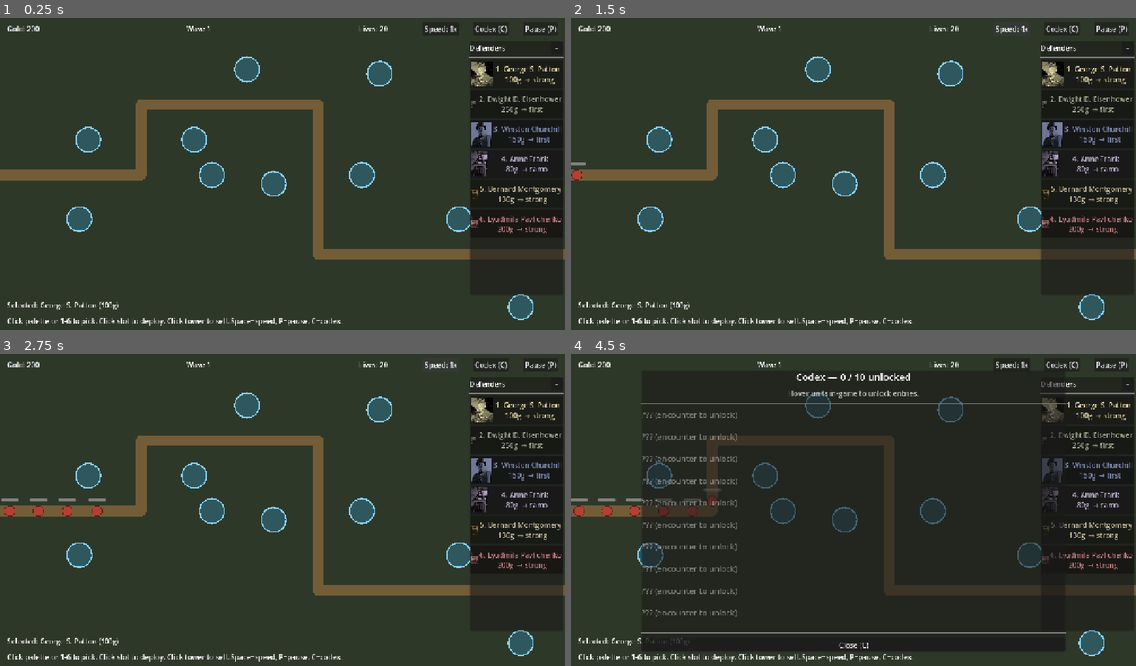
Above: before the commit, frames 1-4 (two rows, left to right).
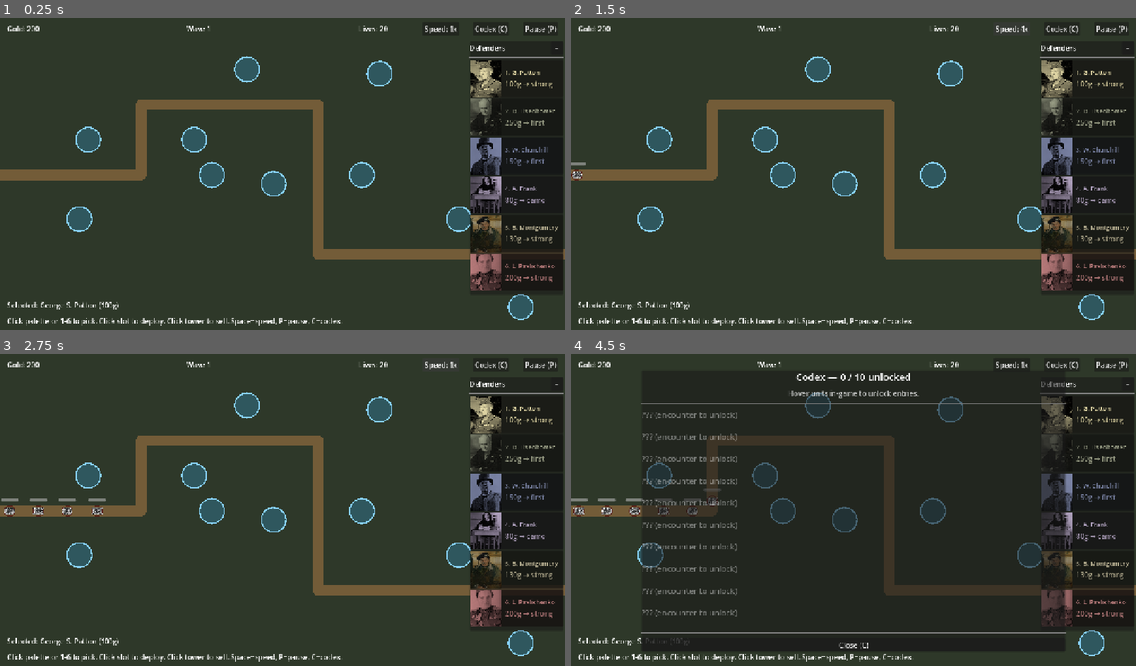
Above: after the commit, the same moments.

Repository: Josh-Buck/wwii-td
Game: Godot game, scene res://scenes/main/Main.tscn
Same seed, same stepped clock (60 frames per second), same inputs: the game is played once before the commit and once after it.
Inputs:
- Up to frame 1 (0.25 s): no input
- Up to frame 2 (1.5 s): click "Speed: 1x" at 0.5 s; click "Speed: 2x" at 1.25 s
- Up to frame 3 (2.75 s): click "Speed: 4x" at 2 s
- Up to frame 4 (4.5 s): click "Codex (C)" at 2.75 s; click "−" at 3.5 s; click "◂" at 4.25 s

The runs differ from the first frame. In frame 1, 4.5% of the frame differs, in the area x 83-100%, y 13-88%; in frame 2, 4.5%; in frame 3, 4.7%, in the area x 0-100%, y 13-88%; in frame 4, 4.0%.

Commit message:
M2: bigger tower visual, sidebar portrait cards, enemy portraits + attribution

Diff:
--- a/data/enemies/panzer_iii.tres
+++ b/data/enemies/panzer_iii.tres
@@ -1,9 +1,11 @@
-[gd_resource type="Resource" script_class="EnemyStats" load_steps=2 format=3]
+[gd_resource type="Resource" script_class="EnemyStats" load_steps=3 format=3]
 
 [ext_resource type="Script" path="res://scripts/resources/enemy_stats.gd" id="1"]
+[ext_resource type="Texture2D" path="res://art/enemies/panzer_iii.jpg" id="2"]
 
 [resource]
 script = ExtResource("1")
+portrait = ExtResource("2")
 id = &"panzer_iii"
 display_name = "Panzer III"
 color = Color(0.45, 0.5, 0.4, 1)
--- a/data/enemies/stuka.tres
+++ b/data/enemies/stuka.tres
@@ -1,9 +1,11 @@
-[gd_resource type="Resource" script_class="EnemyStats" load_steps=2 format=3]
+[gd_resource type="Resource" script_class="EnemyStats" load_steps=3 format=3]
 
 [ext_resource type="Script" path="res://scripts/resources/enemy_stats.gd" id="1"]
+[ext_resource type="Texture2D" path="res://art/enemies/stuka.jpg" id="2"]
 
 [resource]
 script = ExtResource("1")
+portrait = ExtResource("2")
 id = &"stuka"
 display_name = "Stuka Ju-87"
 color = Color(0.35, 0.4, 0.5, 1)
--- a/data/enemies/wehrmacht_infantry.tres
+++ b/data/enemies/wehrmacht_infantry.tres
@@ -1,9 +1,11 @@
-[gd_resource type="Resource" script_class="EnemyStats" load_steps=2 format=3]
+[gd_resource type="Resource" script_class="EnemyStats" load_steps=3 format=3]
 
 [ext_resource type="Script" path="res://scripts/resources/enemy_stats.gd" id="1"]
+[ext_resource type="Texture2D" path="res://art/enemies/wehrmacht_infantry.jpg" id="2"]
 
 [resource]
 script = ExtResource("1")
+portrait = ExtResource("2")
 id = &"wehrmacht_infantry"
 display_name = "Wehrmacht Infantry"
 color = Color(0.7, 0.25, 0.2, 1)
--- a/scenes/enemies/Enemy.gd
+++ b/scenes/enemies/Enemy.gd
@@ -78,6 +78,19 @@
 	if stats == null:
 		return
 	var r: float = stats.radius
+	# Portrait: drawn first as a fill so the silhouette rim sits on top.
+	if stats.portrait != null:
+		var tex_size: Vector2 = stats.portrait.get_size()
+		if tex_size.x > 0 and tex_size.y > 0:
+			var max_dim: float = maxf(tex_size.x, tex_size.y)
+			var scale: float = (r * 2.0) / max_dim
+			var draw_size: Vector2 = tex_size * scale
+			draw_texture_rect(stats.portrait, Rect2(-draw_size / 2.0, draw_size), false)
+			draw_arc(Vector2.ZERO, r, 0, TAU, 24, stats.color.darkened(0.5), 1.5)
+			if stats.is_boss:
+				draw_arc(Vector2.ZERO, r + 4.0, 0, TAU, 32, Color(1.0, 0.85, 0.3, 0.85), 2.5)
+				draw_arc(Vector2.ZERO, r + 8.0, 0, TAU, 32, Color(1.0, 0.6, 0.2, 0.45), 1.5)
+		return
 	if stats.is_air():
 		# Plane silhouette: forward-pointing triangle.
 		var p1 := Vector2(-r * 0.85, -r * 0.55)
--- a/scenes/towers/Tower.gd
+++ b/scenes/towers/Tower.gd
@@ -153,6 +153,8 @@
 		n = n.get_parent()
 	return null
 
+const TOWER_RADIUS: float = 30.0
+
 func _draw() -> void:
 	if stats == null:
 		return
@@ -165,12 +167,12 @@
 		_draw_portrait()
 	else:
 		# Placeholder visual: faction-colored disc with last-name initials.
-		draw_circle(Vector2.ZERO, 22.0, stats.color)
-		draw_arc(Vector2.ZERO, 22.0, 0, TAU, 32, stats.color.darkened(0.4), 2.0)
+		draw_circle(Vector2.ZERO, TOWER_RADIUS, stats.color)
+		draw_arc(Vector2.ZERO, TOWER_RADIUS, 0, TAU, 32, stats.color.darkened(0.4), 2.0)
 		_draw_initials()
 	# Synergy indicator: golden ring when at least one adjacency buff is active.
 	if active_buffs.size() > 0:
-		draw_arc(Vector2.ZERO, 30.0, 0, TAU, 32, Color(1.0, 0.85, 0.3, 0.85), 2.5)
+		draw_arc(Vector2.ZERO, TOWER_RADIUS + 8.0, 0, TAU, 32, Color(1.0, 0.85, 0.3, 0.85), 2.5)
 	# Faction flag stripe always shows (over portrait or placeholder).
 	_draw_flag_stripe(stats.faction)
 
@@ -182,10 +184,11 @@
 	if tex_size.x <= 0 or tex_size.y <= 0:
 		return
 	var max_dim: float = maxf(tex_size.x, tex_size.y)
-	var scale: float = 44.0 / max_dim   # fit in ~44px circle
+	# Scale so the portrait fills the tower disc — face takes up most of the icon.
+	var scale: float = (TOWER_RADIUS * 2.0) / max_dim
 	var draw_size: Vector2 = tex_size * scale
 	draw_texture_rect(tex, Rect2(-draw_size / 2.0, draw_size), false)
-	draw_arc(Vector2.ZERO, 23.0, 0, TAU, 32, stats.color.darkened(0.4), 2.0)
+	draw_arc(Vector2.ZERO, TOWER_RADIUS + 1.0, 0, TAU, 32, stats.color.darkened(0.4), 2.0)
 
 func _draw_initials() -> void:
 	if stats == null or stats.display_name == "":
@@ -207,11 +210,11 @@
 	return parts[-1].substr(0, 3).to_upper()
 
 func _draw_flag_stripe(faction: StringName) -> void:
-	# Small banner above the tower disc: y = -34 to -28 (6px tall, 32px wide)
-	var x: float = -16.0
-	var y: float = -34.0
-	var w: float = 32.0
-	var h: float = 6.0
+	# Small banner above the tower disc: 7px tall, 38px wide, perched above
+	var x: float = -19.0
+	var y: float = TOWER_RADIUS * -1.0 - 10.0
+	var w: float = 38.0
+	var h: float = 7.0
 	match faction:
 		&"us":
 			# 3 horizontal stripes: red, white, blue (simplified)
--- a/scenes/towers/Tower.tscn
+++ b/scenes/towers/Tower.tscn
@@ -6,7 +6,7 @@
 radius = 160.0
 
 [sub_resource type="CircleShape2D" id="hoverShape"]
-radius = 22.0
+radius = 30.0
 
 [node name="Tower" type="Node2D"]
 script = ExtResource("1")
--- a/scenes/ui/HUD.gd
+++ b/scenes/ui/HUD.gd
@@ -152,25 +152,49 @@
 func _build_sidebar_card(idx: int, stats: Resource) -> Button:
 	var btn := Button.new()
 	btn.size_flags_horizontal = Control.SIZE_EXPAND_FILL
-	btn.custom_minimum_size = Vector2(0, 64)
+	btn.custom_minimum_size = Vector2(0, 84)
 	btn.toggle_mode = true
 	btn.flat = false
-	# Compose card text. Portrait would be a child icon; for now, faction-tinted
-	# button + multi-line text gives readable info at a glance.
-	btn.text = "%d. %s\n  %dg  %s" % [
-		idx + 1,
-		stats.display_name,
-		stats.cost,
-		_short_target_label(stats.default_targeting),
-	]
-	btn.add_theme_color_override("font_color", Color.WHITE)
+	btn.text = ""  ## text rendered by inner Label so layout is precise
 	btn.modulate = stats.color.lerp(Color.WHITE, 0.4)
 	btn.pressed.connect(_on_palette_btn_pressed.bind(idx))
 	btn.pressed.connect(_show_defender_info.bind(stats))
-	# If a portrait texture exists, drop it into the button as an icon.
+
+	var hbox := HBoxContainer.new()
+	hbox.mouse_filter = Control.MOUSE_FILTER_IGNORE
+	hbox.add_theme_constant_override("separation", 8)
+	hbox.anchor_right = 1.0
+	hbox.anchor_bottom = 1.0
+	btn.add_child(hbox)
+
+	# Portrait (~72px square) on the left — face front-and-center.
 	if stats.portrait != null:
-		btn.icon = stats.portrait
-		btn.expand_icon = true
+		var tex := TextureRect.new()
+		tex.texture = stats.portrait
+		tex.expand_mode = TextureRect.EXPAND_FIT_WIDTH_PROPORTIONAL
+		tex.stretch_mode = TextureRect.STRETCH_KEEP_ASPECT_COVERED
+		tex.custom_minimum_size = Vector2(72, 72)
+		tex.mouse_filter = Control.MOUSE_FILTER_IGNORE
+		hbox.add_child(tex)
+
+	var vbox := VBoxContainer.new()
+	vbox.size_flags_horizontal = Control.SIZE_EXPAND_FILL
+	vbox.size_flags_vertical = Control.SIZE_SHRINK_CENTER
+	vbox.mouse_filter = Control.MOUSE_FILTER_IGNORE
+	hbox.add_child(vbox)
+
+	var name_lbl := Label.new()
+	name_lbl.text = "%d. %s" % [idx + 1, _short_figure_name(stats.display_name)]
+	name_lbl.add_theme_font_size_override("font_size", 14)
+	name_lbl.mouse_filter = Control.MOUSE_FILTER_IGNORE
+	vbox.add_child(name_lbl)
+
+	var cost_lbl := Label.new()
+	cost_lbl.text = "%dg %s" % [stats.cost, _short_target_label(stats.default_targeting)]
+	cost_lbl.modulate = Color(1, 1, 1, 0.85)
+	cost_lbl.mouse_filter = Control.MOUSE_FILTER_IGNORE
+	vbox.add_child(cost_lbl)
+
 	return btn
 
 func _show_defender_info(stats: Resource) -> void:
--- a/scripts/resources/enemy_stats.gd
+++ b/scripts/resources/enemy_stats.gd
@@ -3,6 +3,7 @@
 @export var id: StringName
 @export var display_name: String
 @export var sprite: Texture2D
+@export var portrait: Texture2D  ## optional portrait/photo, drawn over the sprite
 @export var color: Color = Color(0.7, 0.3, 0.3)  ## fallback tint for M0 placeholder draw
 @export var radius: float = 14.0  ## visual + hitbox radius (M0 placeholder)
 
Binary file added: art/enemies/panzer_iii.jpg
Binary file added: art/enemies/stuka.jpg
Binary file added: art/enemies/wehrmacht_infantry.jpg
Not shown, changed: CREDITS.md
